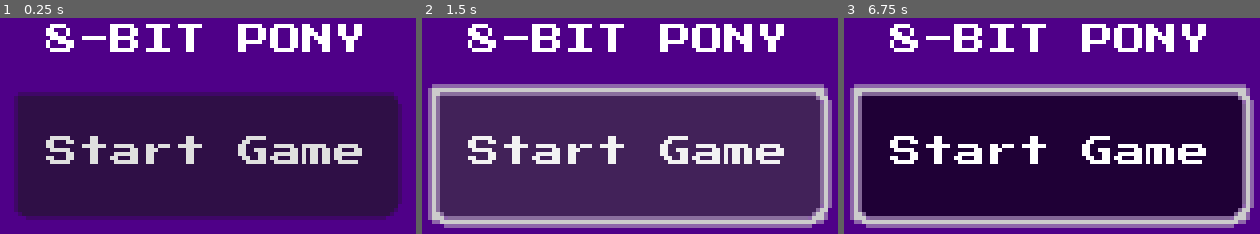
Above: before the commit, frames 1-3 (left to right).
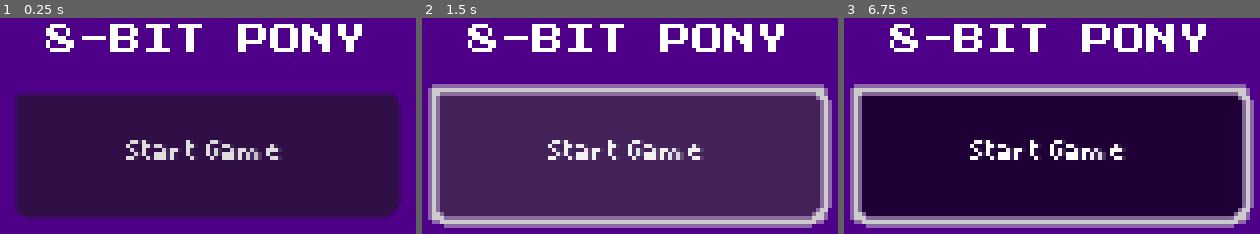
Above: after the commit, the same moments.

Repository: 100-Devs-1-Game/8bitPony
Game: Godot game, scene res://Scenes/Rooms/main_menu.tscn
Same seed, same stepped clock (60 frames per second), same inputs: the game is played once before the commit and once after it. Sound files missing from this copy of the repository are replaced by a short silence.
Inputs (mouse positions are in pixels of both pictures, inside the frame that each line leads up to):
- Up to frame 1 (0.25 s): no input
- Up to frame 2 (1.5 s): click "Start Game" at 0.5 s; click "Start Game" at 1.25 s
- Up to frame 3 (6.75 s): tap Enter at 2, 3.5, 5 s; move the mouse to (1189, 134) at 2.02 s; press the mouse at (1189, 134) at 2.03 s; hold D (Right) 2.03-3.53 s; tap Space (Jump) at 2.27, 2.75, 3.02, 4.25, 4.52, 5.27, 5.75, 6.02 s; move the mouse to (923, 169) at 2.77 s; release the mouse at (923, 169) at 2.78 s; right-click (923, 169) at 2.85 s; move the mouse to (1114, 72) at 3.52 s; hold A (Left) 3.53-4.28 s; hold E (Interact) 3.53-4.28 s; move the mouse to (1018, 223) at 4.27 s; hold D (Right) 4.28-5.78 s; click (1018, 223) at 4.35 s; move the mouse to (1243, 205) at 5.02 s; hold Right mouse button (ChangePony) 5.03-5.78 s; move the mouse to (856, 97) at 5.77 s; hold A (Left) 5.78-6.53 s; tap E (Interact) at 5.85 s; move the mouse to (1081, 151) at 6.52 s; press the mouse at (1081, 151) at 6.53 s; hold D (Right) from 6.53 s (still down)

The runs differ from the first frame. In frame 1, 4.3% of the frame differs, in the area x 11-88%, y 54-68%; in frame 2, 4.3%; in frame 3, 4.3%.
Error in both runs: Invalid call. Nonexistent function 'load_scene' in base 'Nil'. (res://Scripts/main_menu.gd:11)

Commit message:
Made smaller font default

Diff:
--- a/src/Scenes/HUD/default_theme.tres
+++ b/src/Scenes/HUD/default_theme.tres
@@ -1,7 +1,9 @@
 [gd_resource type="Theme" load_steps=2 format=3 uid="uid://dfsa1pi80a63t"]
 
-[ext_resource type="FontFile" uid="uid://c3r2ugmucgyjt" path="res://assets/font-8.tres" id="1_q8u82"]
+[ext_resource type="FontFile" uid="uid://bpapkivnwmc8h" path="res://assets/Picopixel.ttf" id="1_q8u82"]
 
 [resource]
 default_font = ExtResource("1_q8u82")
 default_font_size = 8
+Label/constants/line_spacing = -2
+Label/constants/outline_size = -1
